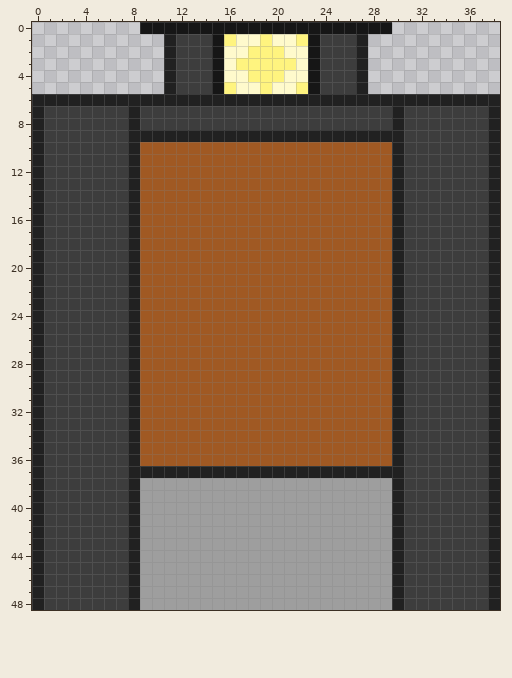
Pixel-art sprite: ghost arting/elevator open.png. The picture above was drawn from the file before the commit.
The file is 39x49 pixels.
After:
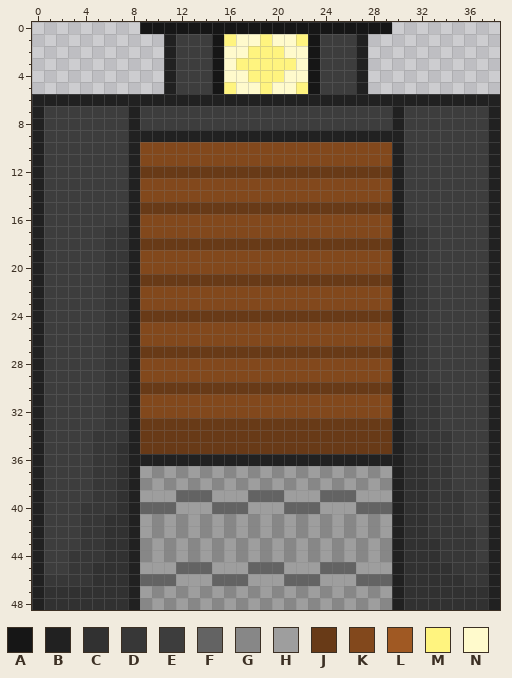
Palette (. is transparent): A #161616  B #212121  C #313131  D #373737  E #3d3d3d  F #636363  G #878787  H #9e9e9e  J #683a17  K #82481c  L #a05923  M #fff47f  N #fffacc
The edit:
y 10..11: x 9..29 LLLLLLLLLLLLLLLLLLLLL -> KKKKKKKKKKKKKKKKKKKKK
y 12: x 9..29 LLLLLLLLLLLLLLLLLLLLL -> JJJJJJJJJJJJJJJJJJJJJ
y 13..14: x 9..29 LLLLLLLLLLLLLLLLLLLLL -> KKKKKKKKKKKKKKKKKKKKK
y 15: x 9..29 LLLLLLLLLLLLLLLLLLLLL -> JJJJJJJJJJJJJJJJJJJJJ
y 16: x 9..29 LLLLLLLLLLLLLLLLLLLLL -> KKKKKKKKKKKKKKKKKKKKK
y 17: x 6..7 EE -> DD; x 9..29 LLLLLLLLLLLLLLLLLLLLL -> KKKKKKKKKKKKKKKKKKKKK; x 31..32 EE -> DD
y 18: x 6..7 EE -> DD; x 9..29 LLLLLLLLLLLLLLLLLLLLL -> JJJJJJJJJJJJJJJJJJJJJ; x 31..32 EE -> DD
y 19..20: x 6..7 EE -> DD; x 9..29 LLLLLLLLLLLLLLLLLLLLL -> KKKKKKKKKKKKKKKKKKKKK; x 31..32 EE -> DD
y 21: x 6..7 EE -> DD; x 9..29 LLLLLLLLLLLLLLLLLLLLL -> JJJJJJJJJJJJJJJJJJJJJ; x 31..32 EE -> DD
y 22..23: x 6..7 EE -> DD; x 9..29 LLLLLLLLLLLLLLLLLLLLL -> KKKKKKKKKKKKKKKKKKKKK; x 31..32 EE -> DD
y 24: x 6..7 EE -> DD; x 9..29 LLLLLLLLLLLLLLLLLLLLL -> JJJJJJJJJJJJJJJJJJJJJ; x 31..32 EE -> DD
y 25..26: x 6..7 EE -> DD; x 9..29 LLLLLLLLLLLLLLLLLLLLL -> KKKKKKKKKKKKKKKKKKKKK; x 31..32 EE -> DD
y 27: x 6..7 EE -> DD; x 9..29 LLLLLLLLLLLLLLLLLLLLL -> JJJJJJJJJJJJJJJJJJJJJ; x 31..32 EE -> DD
y 28..29: x 6..7 EE -> DD; x 9..29 LLLLLLLLLLLLLLLLLLLLL -> KKKKKKKKKKKKKKKKKKKKK; x 31..32 EE -> DD
y 30: x 6..7 EE -> DD; x 9..29 LLLLLLLLLLLLLLLLLLLLL -> JJJJJJJJJJJJJJJJJJJJJ; x 31..33 EEE -> DDD
y 31..32: x 6..7 EE -> DD; x 9..29 LLLLLLLLLLLLLLLLLLLLL -> KKKKKKKKKKKKKKKKKKKKK; x 31..33 EEE -> DDD
y 33: x 6..7 EE -> DD; x 9..29 LLLLLLLLLLLLLLLLLLLLL -> JJJJJJJJJJJJJJJJJJJJJ; x 31..33 EEE -> CDD
y 34: x 5..7 EEE -> DDD; x 9..29 LLLLLLLLLLLLLLLLLLLLL -> JJJJJJJJJJJJJJJJJJJJJ; x 31..34 EEEE -> CDDD
y 35: x 5..7 EEE -> DDC; x 9..29 LLLLLLLLLLLLLLLLLLLLL -> JJJJJJJJJJJJJJJJJJJJJ; x 31..34 EEEE -> CCDD
y 36: x 5..7 EEE -> DDC; x 9..29 LLLLLLLLLLLLLLLLLLLLL -> BBBBBBBBBBBBBBBBBBBBB; x 31..34 EEEE -> CCDD
y 37: x 5..7 EEE -> DDC; x 9..29 BBBBBBBBBBBBBBBBBBBBB -> HGHGHGHGHGHGHGHGHGHGH; x 31..34 EEEE -> CCDD
y 38: x 5..7 EEE -> DDC; x 9 H -> G; x 11 H -> G; x 13 H -> G; x 15 H -> G; x 17 H -> G; x 19 H -> G; x 21 H -> G; x 23 H -> G; x 25 H -> G; x 27 H -> G; x 29 H -> G; x 31..34 EEEE -> CCDD
y 39: x 5..7 EEE -> DDC; x 12..14 HHH -> FFF; x 18..20 HHH -> FFF; x 24..26 HHH -> FFF; x 31..35 EEEEE -> CCDDD
y 40: x 4..7 EEEE -> DDDC; x 9..11 HHH -> FFF; x 15..17 HHH -> FFF; x 21..23 HHH -> FFF; x 27..29 HHH -> FFF; x 31..35 EEEEE -> CCDDD
y 41: x 4..7 EEEE -> DDCC; x 10 H -> G; x 12 H -> G; x 14 H -> G; x 16 H -> G; x 18 H -> G; x 20 H -> G; x 22 H -> G; x 24 H -> G; x 26 H -> G; x 28 H -> G; x 31..35 EEEEE -> CCDDD
y 42: x 4..7 EEEE -> DDCC; x 10 H -> G; x 12 H -> G; x 14 H -> G; x 16 H -> G; x 18 H -> G; x 20 H -> G; x 22 H -> G; x 24 H -> G; x 26 H -> G; x 28 H -> G; x 31..36 EEEEEE -> CCDDDD
y 43: x 4..7 EEEE -> DDCC; x 9 H -> G; x 11 H -> G; x 13 H -> G; x 15 H -> G; x 17 H -> G; x 19 H -> G; x 21 H -> G; x 23 H -> G; x 25 H -> G; x 27 H -> G; x 29 H -> G; x 31..36 EEEEEE -> CCCDDD
y 44: x 3..7 EEEEE -> DDDCC; x 9 H -> G; x 11 H -> G; x 13 H -> G; x 15 H -> G; x 17 H -> G; x 19 H -> G; x 21 H -> G; x 23 H -> G; x 25 H -> G; x 27 H -> G; x 29 H -> G; x 31..36 EEEEEE -> CCCDDD
y 45: x 3..7 EEEEE -> DDCCC; x 12..14 HHH -> FFF; x 18..20 HHH -> FFF; x 24..26 HHH -> FFF; x 31..37 EEEEEEE -> CCCCDDD
y 46: x 1..7 EEEEEEE -> DDDDCCC; x 9..11 HHH -> FFF; x 15..17 HHH -> FFF; x 21..23 HHH -> FFF; x 27..29 HHH -> FFF; x 31..37 EEEEEEE -> CCCCCDD
y 47: x 1..7 EEEEEEE -> CCCCCCC; x 10 H -> G; x 12 H -> G; x 14 H -> G; x 16 H -> G; x 18 H -> G; x 20 H -> G; x 22 H -> G; x 24 H -> G; x 26 H -> G; x 28 H -> G; x 31..37 EEEEEEE -> CCCCCCC
y 48: x 1..7 EEEEEEE -> CCCCCCC; x 9 H -> G; x 11 H -> G; x 13 H -> G; x 15 H -> G; x 17 H -> G; x 19 H -> G; x 21 H -> G; x 23 H -> G; x 25 H -> G; x 27 H -> G; x 29 H -> G; x 31..37 EEEEEEE -> CCCCCCC
Boxes around the changes in both pictures, in picture pixels (x1, y1, x2, y2):
changed: (44, 142, 488, 610)
